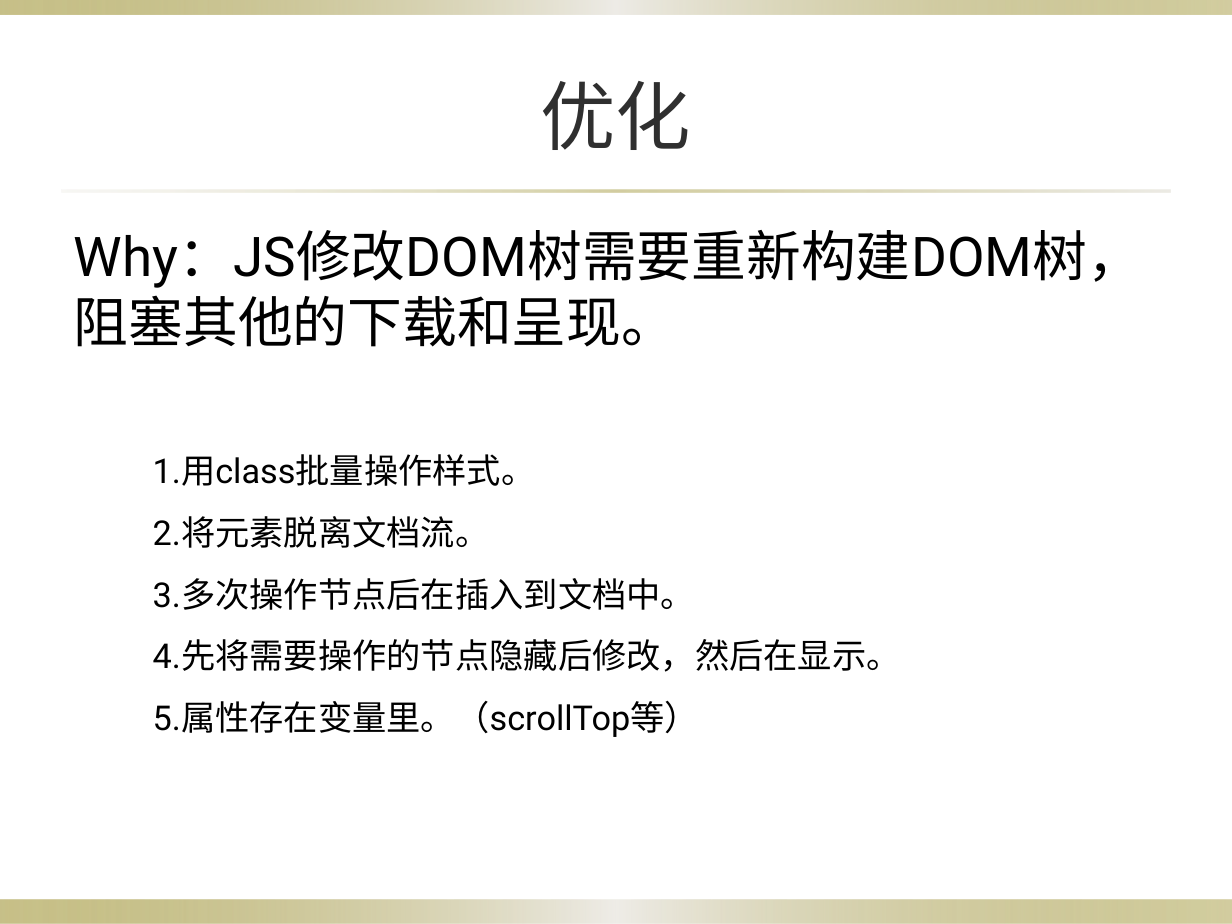
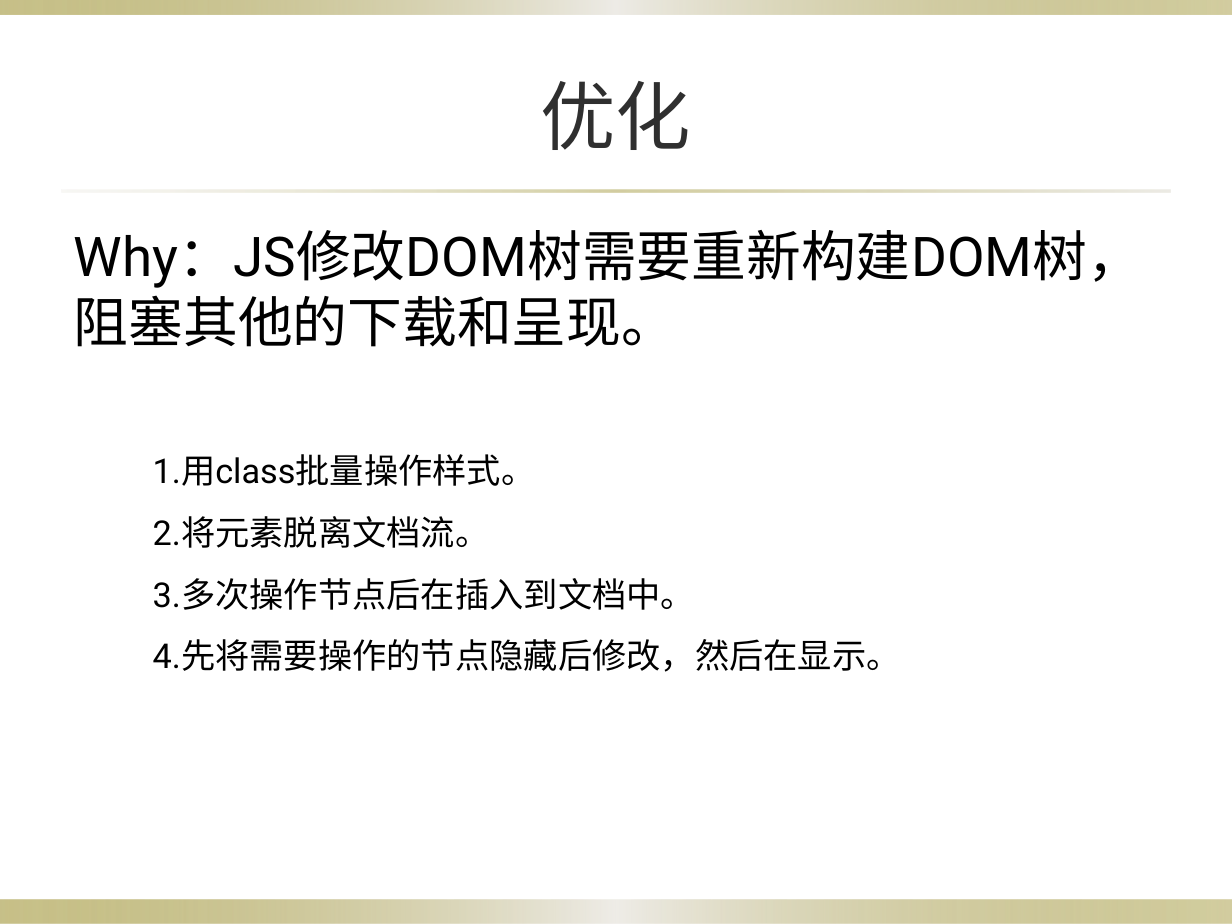
Before and after one commit to yangzcheung/yangzcheung, a slide deck: slide 12 of Dom/HTML DOM（css，event）.pptx (slide 10 before the commit). Drawn at 1232x924 pixels with LibreOffice and Linux fonts; fonts in the diff are those of the drawing; background and template pictures are left out. Boxes give left, top, right and bottom in pixels: in the first picture for what was removed or moved away, otherwise in the second. Text is boxed around its words. In the diff, an @@ line names an element or a change of style, - is before the commit and + after.

```diff
--- a/Dom/HTML DOM（css，event）.pptx
+++ b/Dom/HTML DOM（css，event）.pptx
@@ text at (x1=153, y1=701, x2=699, y2=737): paragraph removed @@
-5.属性存在变量里。（scrollTop等）
```
Also in this commit, not shown: 6 other slides changed, 8 slides added, 2 slides removed, 3 other files.
